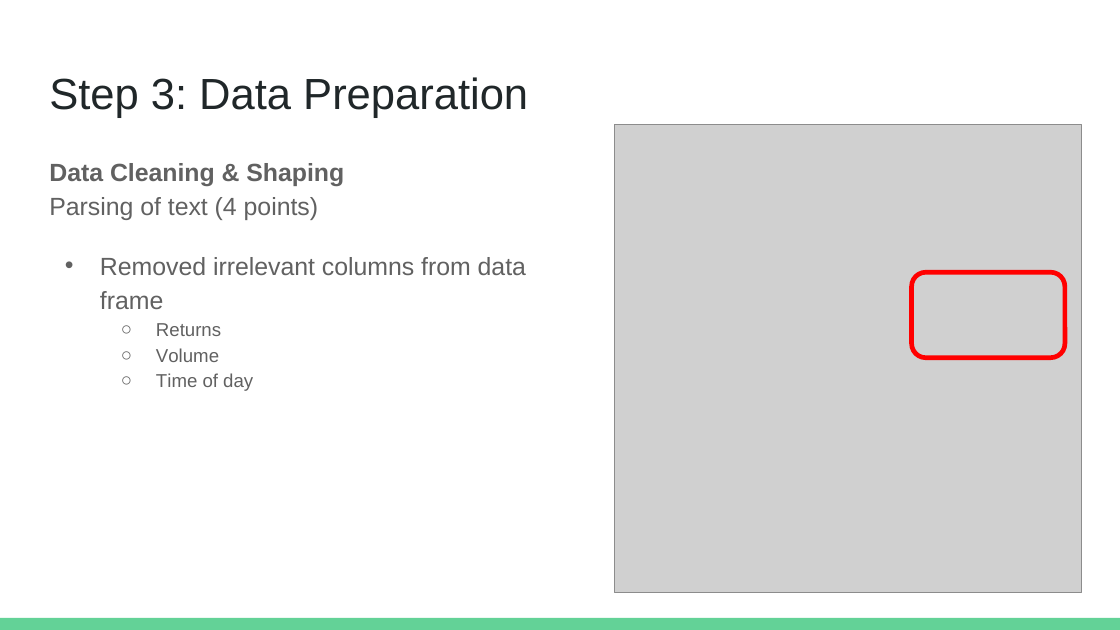
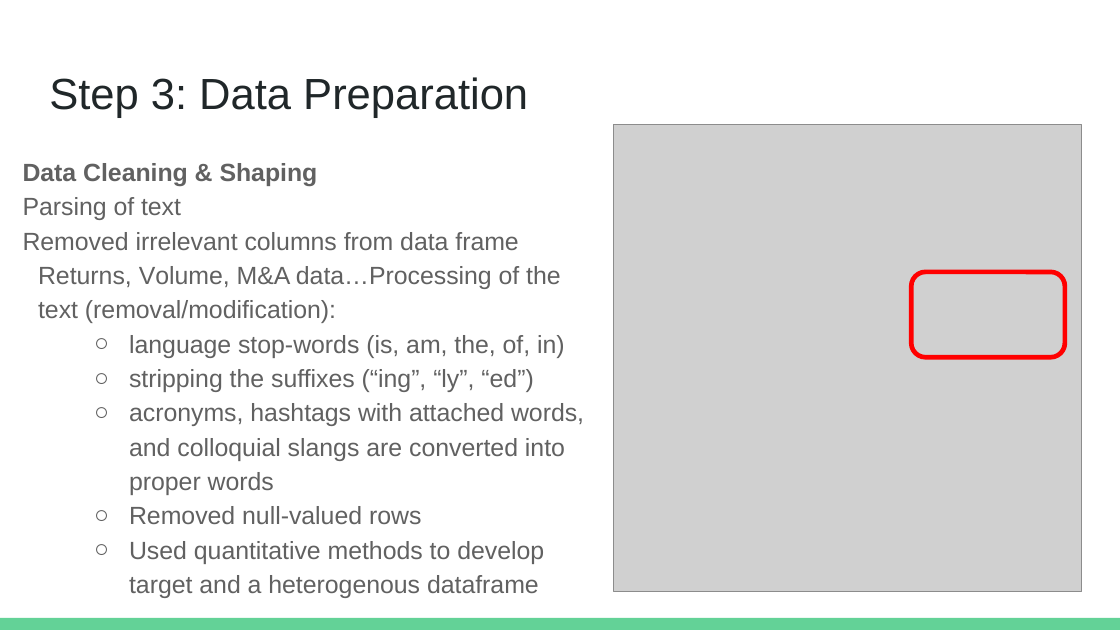
Before and after one commit to AshleyWWW/qhacks2019, a slide deck: slide 4 of Our Presentation.pptx (slide 5 before the commit). Drawn at 1120x630 pixels with LibreOffice and Linux fonts; fonts in the diff are those of the drawing; grey boxes stand for pictures. Boxes give left, top, right and bottom in pixels: in the first picture for what was removed or moved away, otherwise in the second. Text is boxed around its words. In the diff, an @@ line names an element or a change of style, - is before the commit and + after.

```diff
--- a/Our Presentation.pptx
+++ b/Our Presentation.pptx
@@ text "Data Cleaning & Shaping": place and size @@
-text "Data Cleaning & Shaping" at [49,163,526,391]
+text "Data Cleaning & Shaping" at [23,163,584,598]
@@ text at [23,197,181,220]: text changed @@
-Parsing of text (4 points)
+Parsing of text
@@ text at [23,232,518,250]: bullet • to none; less space between paragraphs @@
@@ text at [38,266,584,598]: text changed; size 12 to 16 pt @@
-  ○ Returns
-  ○ Volume
-  ○ Time of day
+Returns, Volume, M&A data…Processing of the text (removal/modification):
+  ○ language stop-words (is, am, the, of, in)
+  ○ stripping the suffixes (“ing”, “ly”, “ed”)
+  ○ acronyms, hashtags with attached words, and colloquial slangs are converted into proper words
+  ○ Removed null-valued rows
+  ○ Used quantitative methods to develop target and a heterogenous dataframe
```
Also in this commit, not shown: 5 other slides changed, 3 slides removed.
